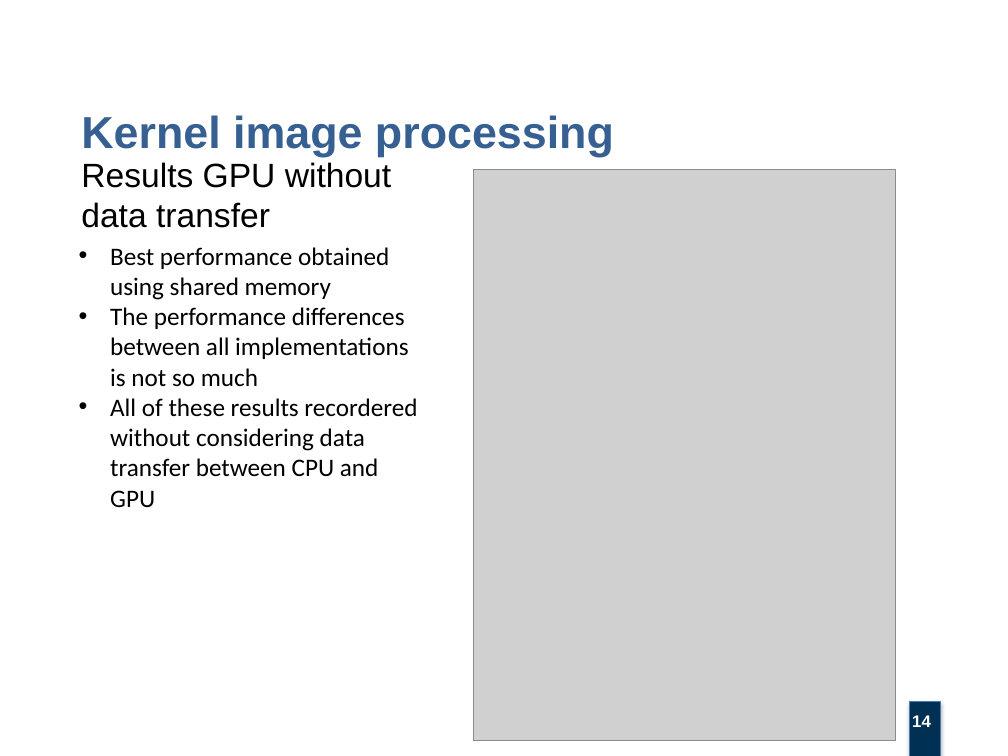
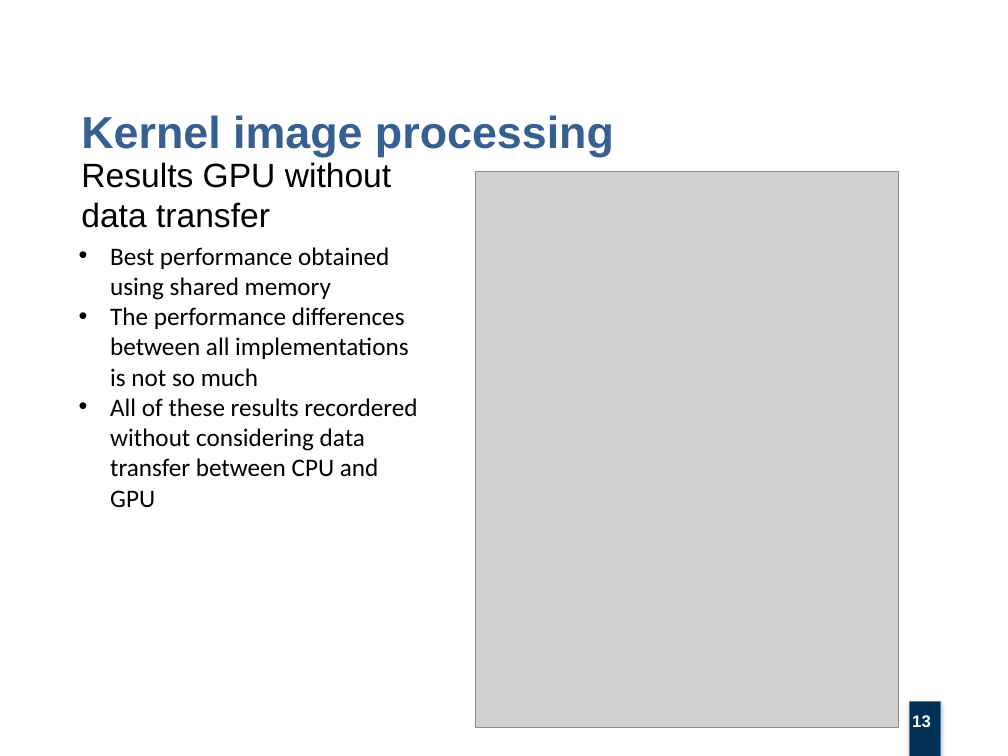
Before and after one commit to villifCoder559/KernelImageProcessing, a slide deck: slide 13 of project_report/kernel_image_processing_presentation.pptx (slide 14 before the commit). Drawn at 1008x756 pixels with LibreOffice and Linux fonts; fonts in the diff are those of the drawing; grey boxes stand for pictures; background and template pictures are left out. Boxes give left, top, right and bottom in pixels: in the first picture for what was removed or moved away, otherwise in the second. Text is boxed around its words. In the diff, an @@ line names an element or a change of style, - is before the commit and + after.

```diff
--- a/project_report/kernel_image_processing_presentation.pptx
+++ b/project_report/kernel_image_processing_presentation.pptx
@@ picture: place and size @@
-picture at box(474, 169, 896, 741)
+picture at box(475, 171, 898, 728)
@@ page number at box(912, 715, 931, 727): text changed @@
-14
+13
```
Also in this commit, not shown: 4 other slides changed, 1 slide removed, 1 other file.
